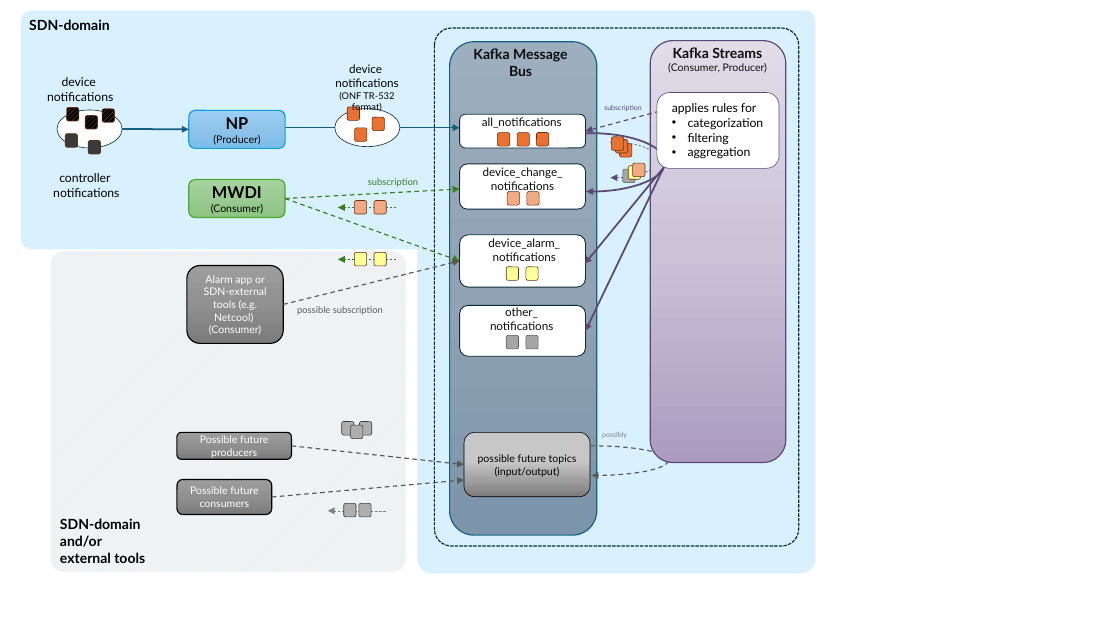
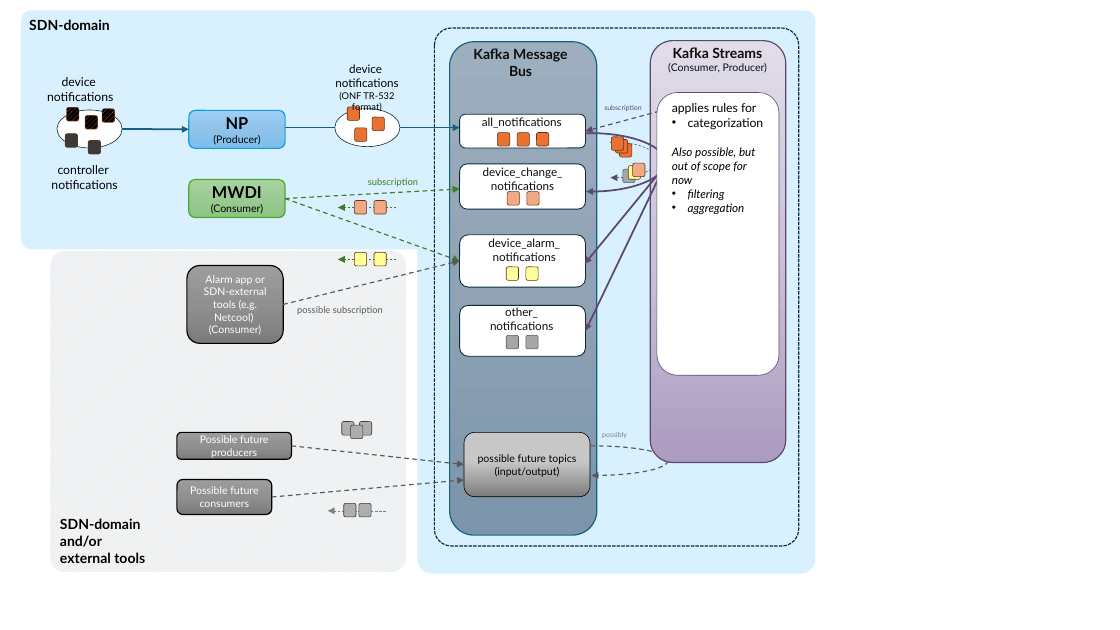
Before and after one commit to openBackhaul/ApplicationPattern, a slide deck: slide 1 of doc/SharedComponents/Kafka/images/Kafka+KafkaStreams.pptx. Drawn at 1120x630 pixels with LibreOffice and Linux fonts; fonts in the diff are those of the drawing. Boxes give left, top, right and bottom in pixels: in the first picture for what was removed or moved away, otherwise in the second. Text is boxed around its words. In the diff, an @@ line names an element or a change of style, - is before the commit and + after.

```diff
--- a/doc/SharedComponents/Kafka/images/Kafka+KafkaStreams.pptx
+++ b/doc/SharedComponents/Kafka/images/Kafka+KafkaStreams.pptx
@@ rounded rectangle: place and size @@
-rounded rectangle at (657,92,779,168)
+rounded rectangle at (657,92,779,376)
@@ text at (672,147,755,184): paragraph added @@
+Also possible, but out of scope for now
@@ text "controller": place and size @@
-text "controller" at (53,173,119,197)
+text "controller" at (51,165,117,189)
@@ text at (688,189,745,214): size 10.5 to 10 pt, italic on in "filtering", "aggregation" @@
```
Also in this commit, not shown: 2 other files.
